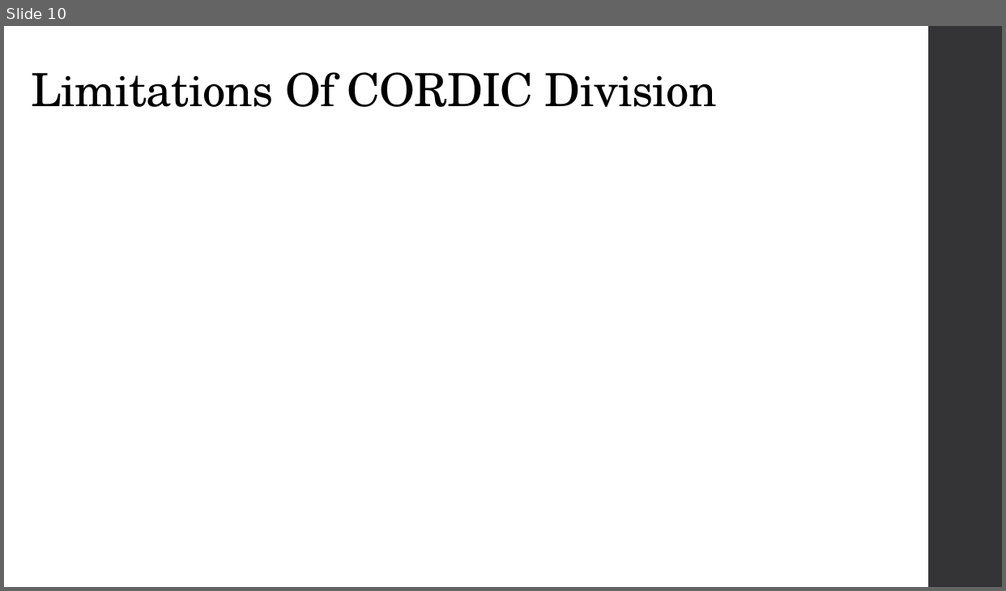
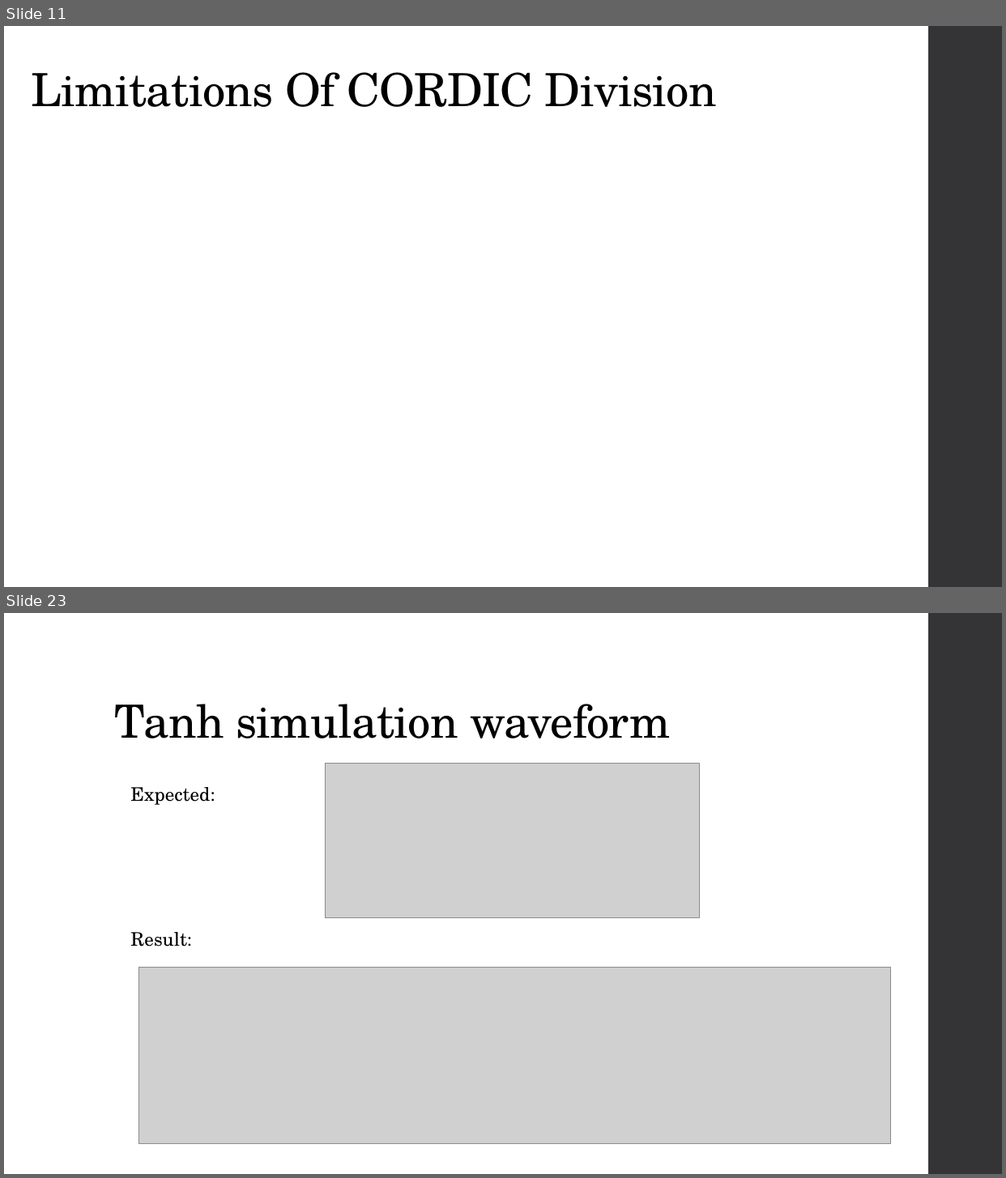
Before and after one commit to GuhanRajasekar/FPGA_course_assignments, a slide deck: Mini_Project/Demo_PPT.pptx. Shown one above the other, each under a label of ours: slide 10 before the commit, slides 11 and 23 after it; the slides between them are not shown. The pictures are 1006x591 and 1006x1178 pixels, drawn with LibreOffice and Linux fonts; fonts in the diff are those of the drawing; grey boxes stand for pictures. Boxes give left, top, right and bottom in pixels: in the first picture for what was removed or moved away, otherwise in the second. Text is boxed around its words. In the diff, an @@ line names an element or a change of style, - is before the commit and + after.

```diff
--- a/Mini_Project/Demo_PPT.pptx
+++ b/Mini_Project/Demo_PPT.pptx
@@ slide 23 added at (x1=4, y1=613, x2=1002, y2=1174), background #FFFFFF; not listed: 1 template element that a slide beside it also shows @@
@@ title added at (x1=115, y1=704, x2=670, y2=739), 44 pt, text #000000 @@
+Tanh simulation waveform
@@ picture added at (x1=325, y1=764, x2=700, y2=918) @@
@@ text added at (x1=130, y1=787, x2=215, y2=805), 18 pt, text #000000 @@
+Expected:
@@ text added at (x1=130, y1=932, x2=192, y2=947), 18 pt, text #000000 @@
+Result:
@@ picture added at (x1=138, y1=967, x2=891, y2=1144) @@
@@ what was slide 10 is now slide 11 @@
```
Also in this commit, not shown: 3 slides changed, 14 other slides added.
